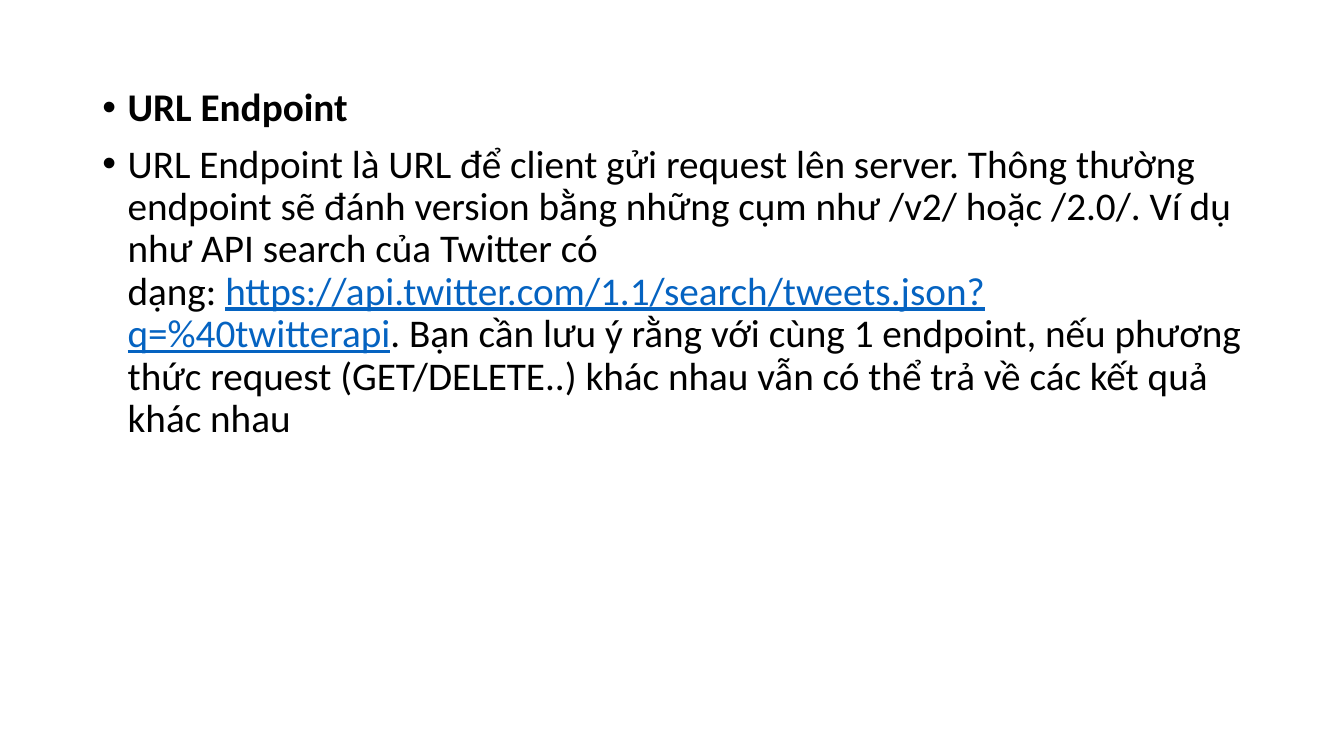
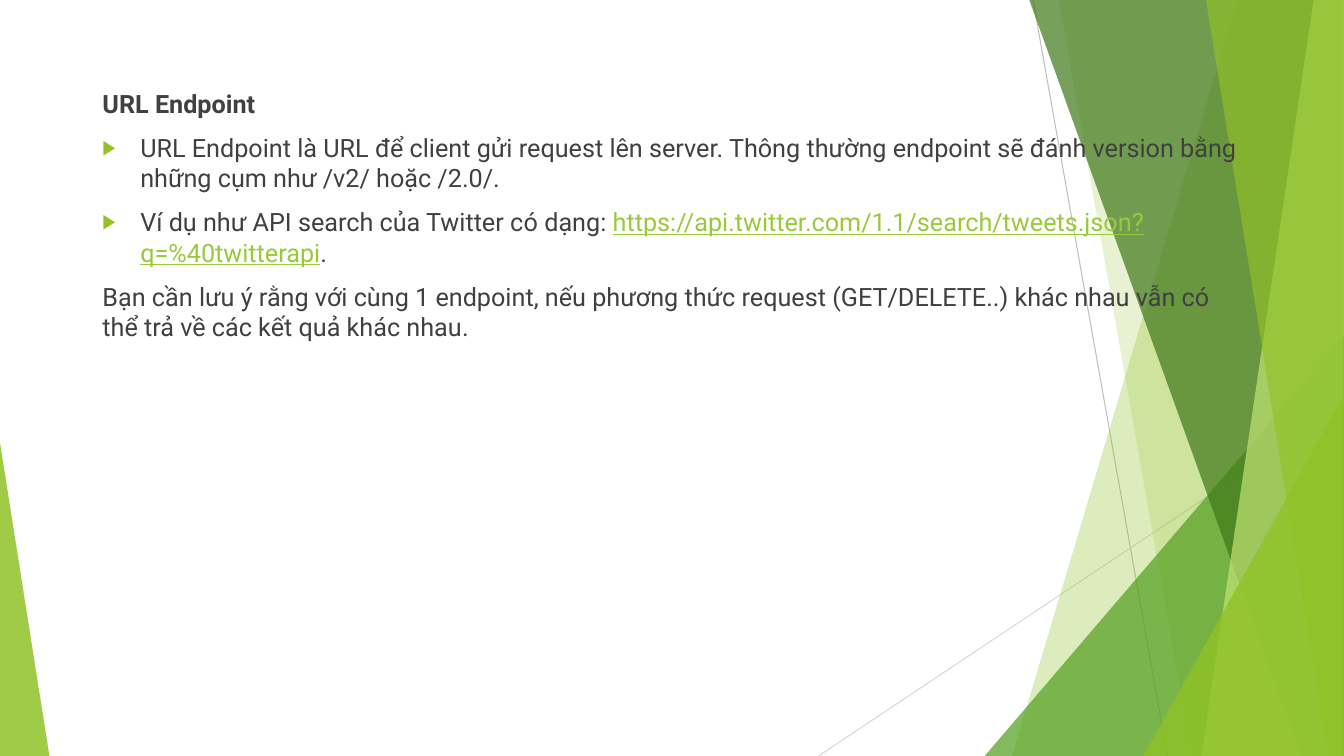
Before and after one commit to hoanghiep8921/t3h_demo, a slide deck: slide 16 of slide-t3h/Webservices.pptx (slide 14 before the commit). Drawn at 1344x756 pixels with LibreOffice and Linux fonts; fonts in the diff are those of the drawing. Boxes give left, top, right and bottom in pixels: in the first picture for what was removed or moved away, otherwise in the second. Text is boxed around its words. In the diff, an @@ line names an element or a change of style, - is before the commit and + after.

```diff
--- a/slide-t3h/Webservices.pptx
+++ b/slide-t3h/Webservices.pptx
@@ text at (102,94,255,118): size 28 to 18 pt, font Calibri to Roboto, text colour #000000 to #404040 in "URL Endpoint"; bullet • to none; line spacing 0.9 to 1 @@
@@ text at (102,134,1236,341): text changed; size 28 to 18 pt; font Calibri to Roboto; text colour #000000 to #404040 @@
-• URL Endpoint là URL để client gửi request lên server. Thông thường endpoint sẽ đánh version bằng những cụm như /v2/ hoặc /2.0/. Ví dụ như API search của Twitter có dạng: https://api.twitter.com/1.1/search/tweets.json?q=%40twitterapi. Bạn cần lưu ý rằng với cùng 1 endpoint, nếu phương thức request (GET/DELETE..) khác nhau vẫn có thể trả về các kết quả khác nhau
+▶ URL Endpoint là URL để client gửi request lên server. Thông thường endpoint sẽ đánh version bằng những cụm như /v2/ hoặc /2.0/.
+▶ Ví dụ như API search của Twitter có dạng: https://api.twitter.com/1.1/search/tweets.json?q=%40twitterapi.
+Bạn cần lưu ý rằng với cùng 1 endpoint, nếu phương thức request (GET/DELETE..) khác nhau vẫn có thể trả về các kết quả khác nhau.
@@ group added at (0,0,1344,756): 5 freeform shapes, 3 triangles, 2 lines @@
```
Also in this commit, not shown: 19 other slides changed, 8 slides added, 3 slides removed, 27 other files.
